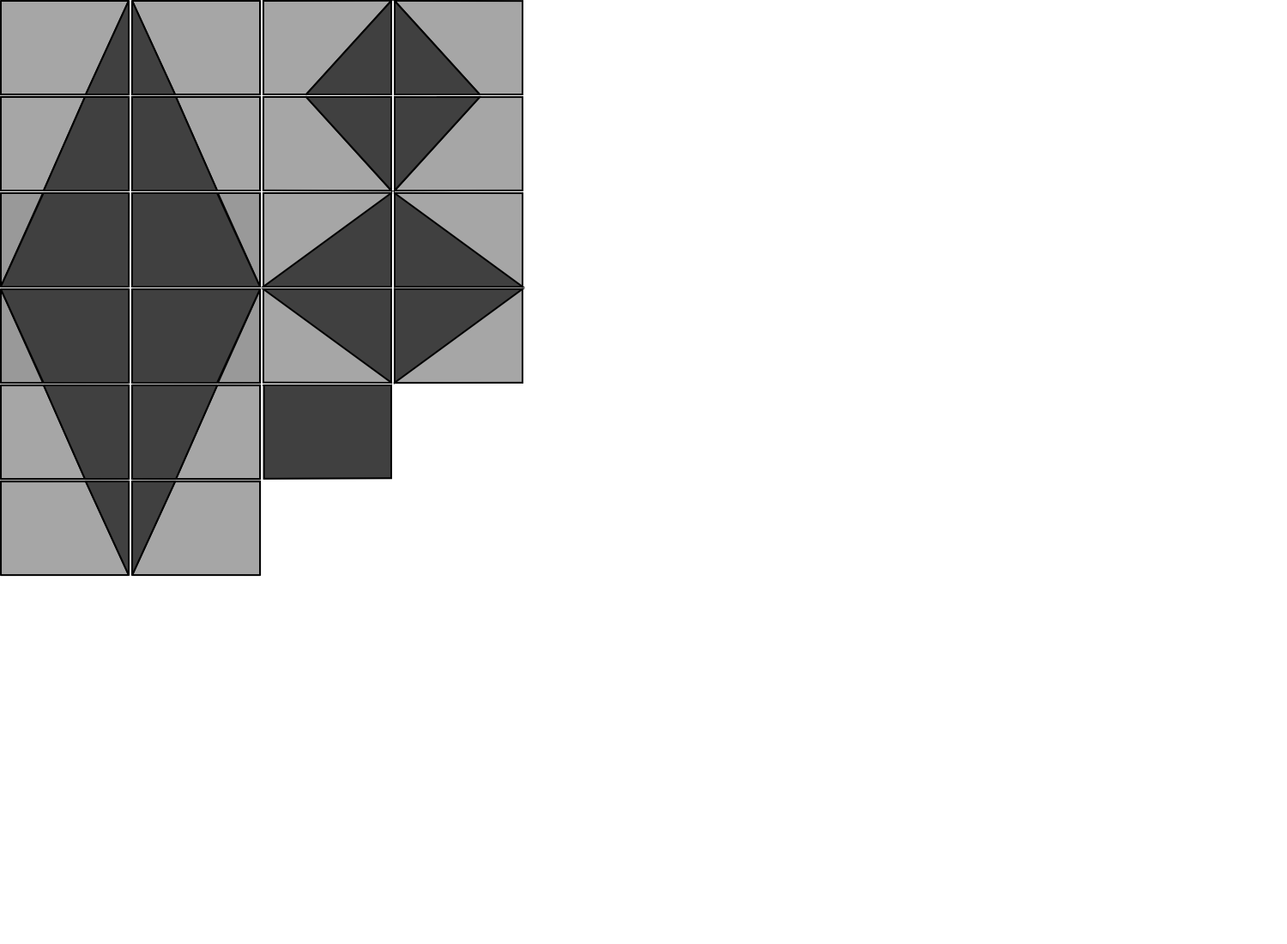
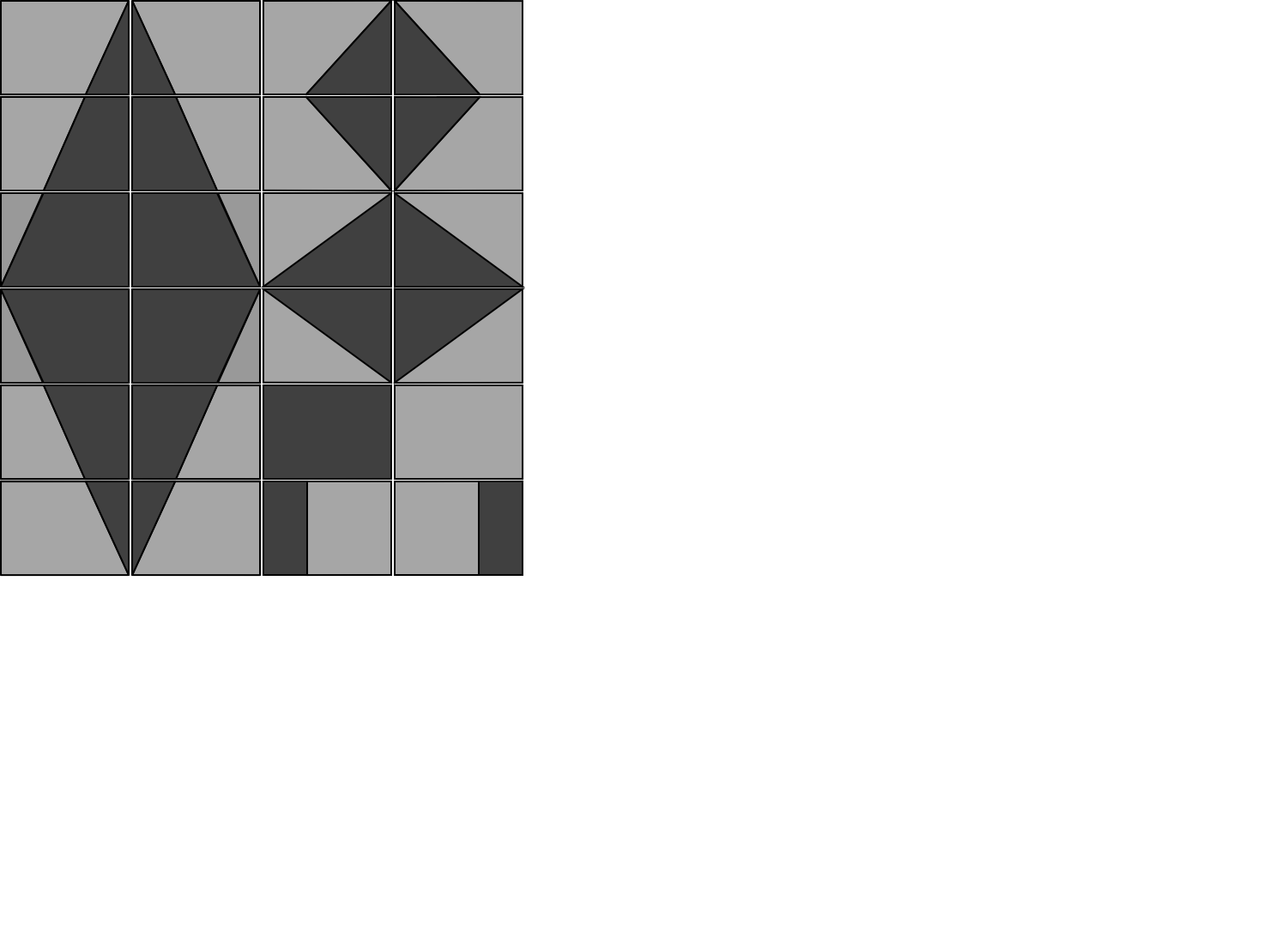
Comparing the layer stacks of the two 1287px x 944px images. Changes:
pixels changed over [261, 384, 525, 577] (layer not identified)
